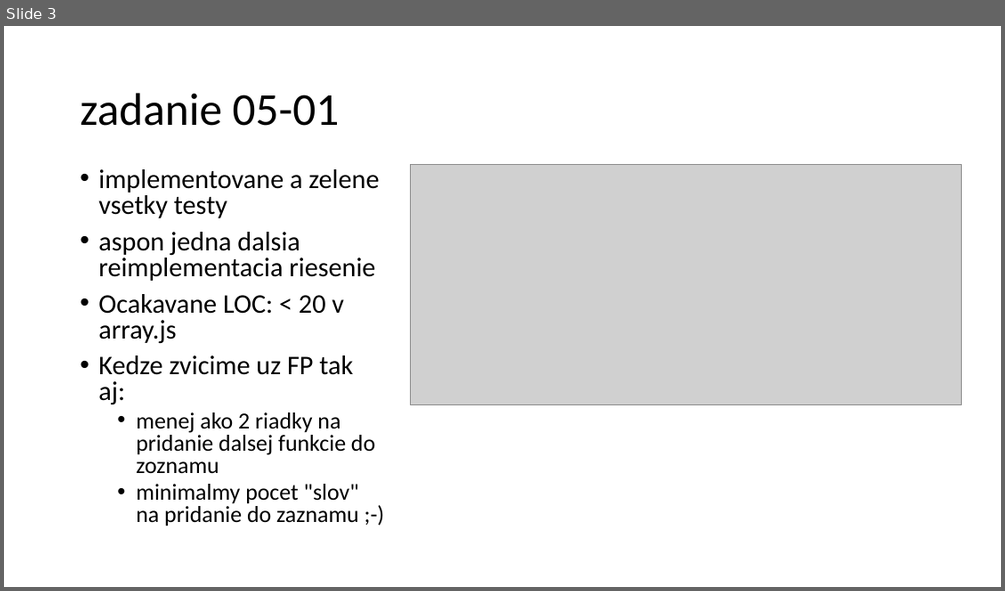
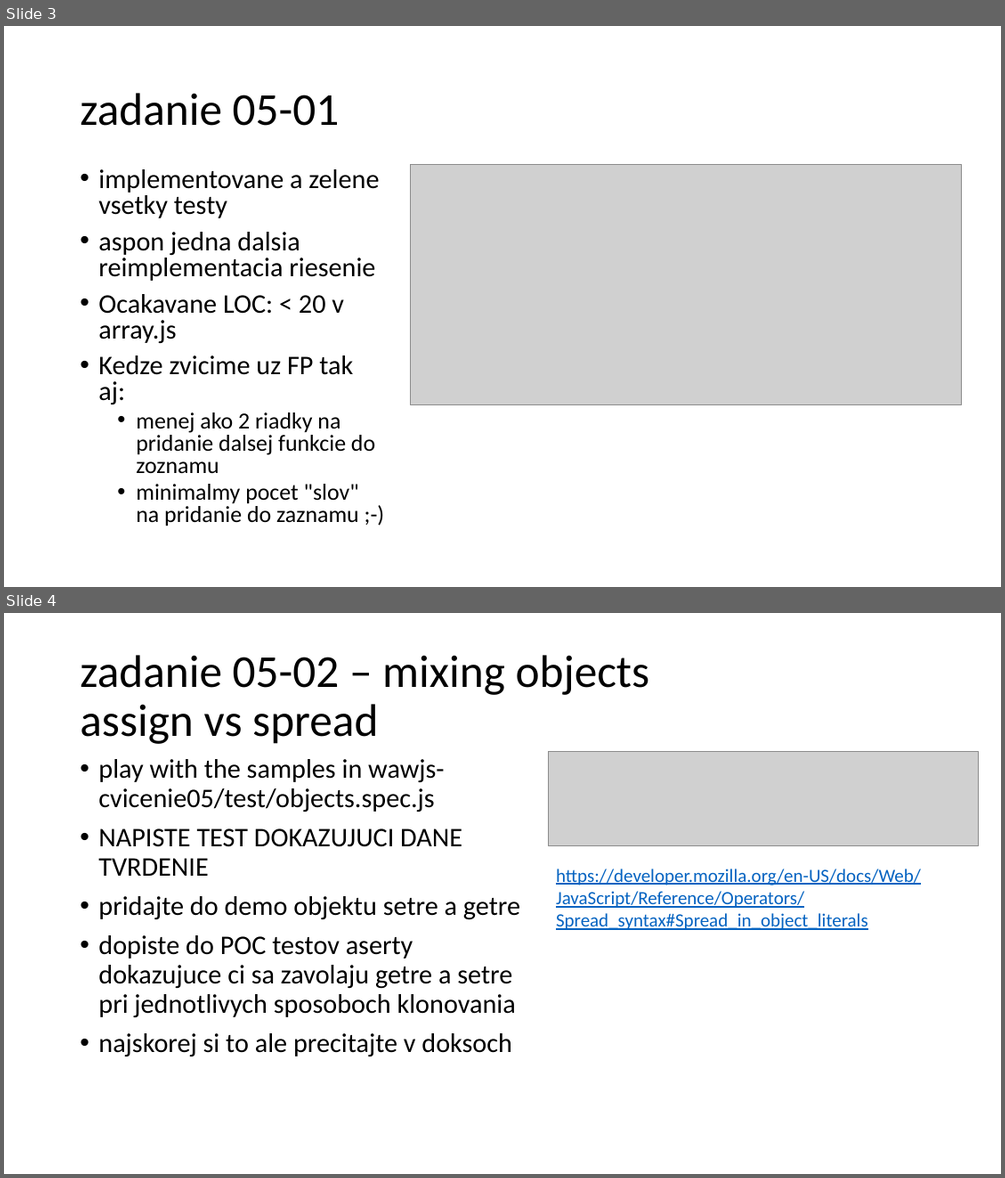
Before and after one commit to yimejky/wawjs, a slide deck: 05-cvicenie/cvicenie05.pptx. Shown one above the other, each under a label of ours: slide 3 before the commit, slides 3 and 4 after it. The pictures are 1005x591 and 1005x1178 pixels, drawn with LibreOffice and Linux fonts; fonts in the diff are those of the drawing; grey boxes stand for pictures. Boxes give left, top, right and bottom in pixels: in the first picture for what was removed or moved away, otherwise in the second. Text is boxed around its words. In the diff, an @@ line names an element or a change of style, - is before the commit and + after.

```diff
--- a/05-cvicenie/cvicenie05.pptx
+++ b/05-cvicenie/cvicenie05.pptx
@@ slide 4 added at (4,613,1001,1174), background #FFFFFF @@
@@ title added at (80,655,650,744), 44 pt, text #000000 @@
+zadanie 05-02 – mixing objects
+assign vs spread
@@ text added at (98,759,520,1056), 25.9 pt, text #000000 @@
+• play with the samples in wawjs-cvicenie05/test/objects.spec.js
+• NAPISTE TEST DOKAZUJUCI DANE TVRDENIE
+• pridajte do demo objektu setre a getre
+• dopiste do POC testov aserty dokazujuce ci sa zavolaju getre a setre pri jednotlivych sposoboch klonovania
+• najskorej si to ale precitajte v doksoch
@@ picture added at (549,751,978,845) @@
@@ text added at (556,868,921,930), 18 pt, text #0563C1, underline @@
+https://developer.mozilla.org/en-US/docs/Web/JavaScript/Reference/Operators/Spread_syntax#Spread_in_object_literals
```
Also in this commit, not shown: 2 other slides added, 1 other file.
